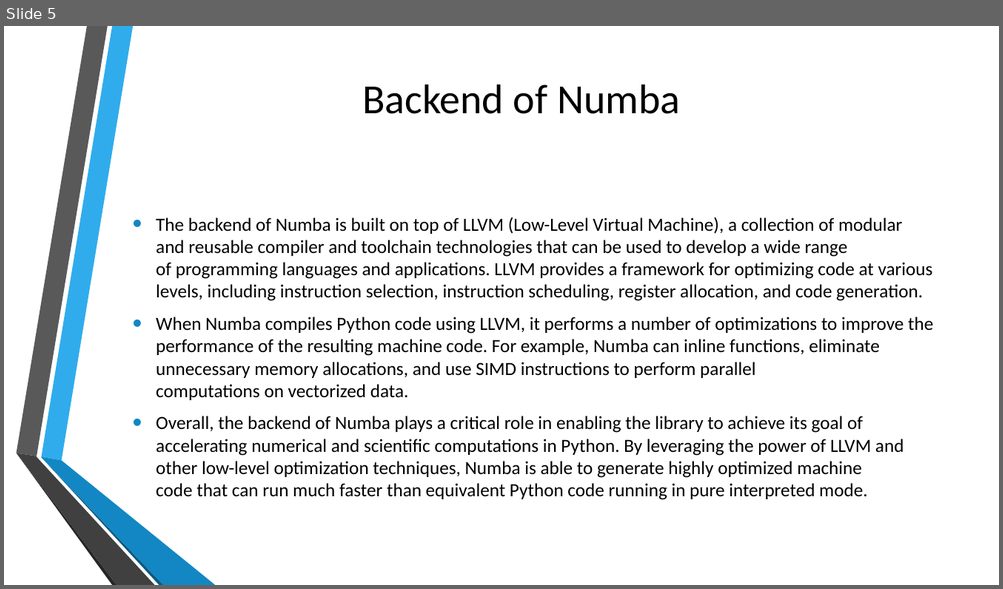
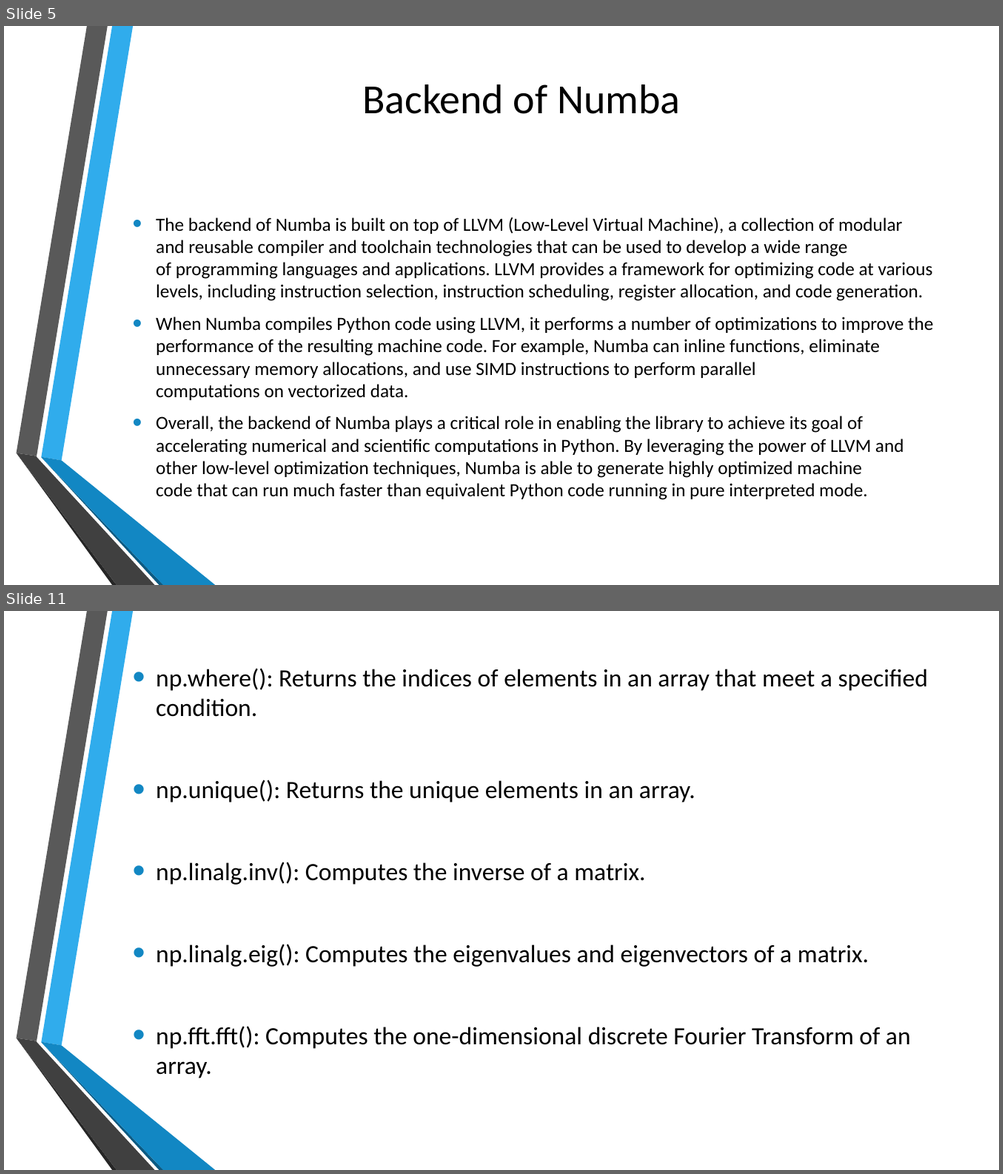
Before and after one commit to DevNerds2020/Numba-Numpy, a slide deck: Numba-Numpy.pptx. Shown one above the other, each under a label of ours: slide 5 before the commit, slides 5 and 11 after it; the slides between them are not shown. The pictures are 1003x589 and 1003x1174 pixels, drawn with LibreOffice and Linux fonts; fonts in the diff are those of the drawing; background and template pictures are left out. Boxes give left, top, right and bottom in pixels: in the first picture for what was removed or moved away, otherwise in the second. Text is boxed around its words. In the diff, an @@ line names an element or a change of style, - is before the commit and + after.

```diff
--- a/Numba-Numpy.pptx
+++ b/Numba-Numpy.pptx
@@ slide 11 added at [4, 611, 999, 1170], background picture (left out); not listed: 6 template elements that a slide beside it also shows @@
@@ text added at [156, 668, 928, 1079], 24 pt, text #000000 @@
+• np.where(): Returns the indices of elements in an array that meet a specified condition.
+• np.unique(): Returns the unique elements in an array.
+• np.linalg.inv(): Computes the inverse of a matrix.
+• np.linalg.eig(): Computes the eigenvalues and eigenvectors of a matrix.
+• np.fft.fft(): Computes the one-dimensional discrete Fourier Transform of an array.
```
Also in this commit, not shown: 1 slide changed, 4 other slides added, 3 other files.
